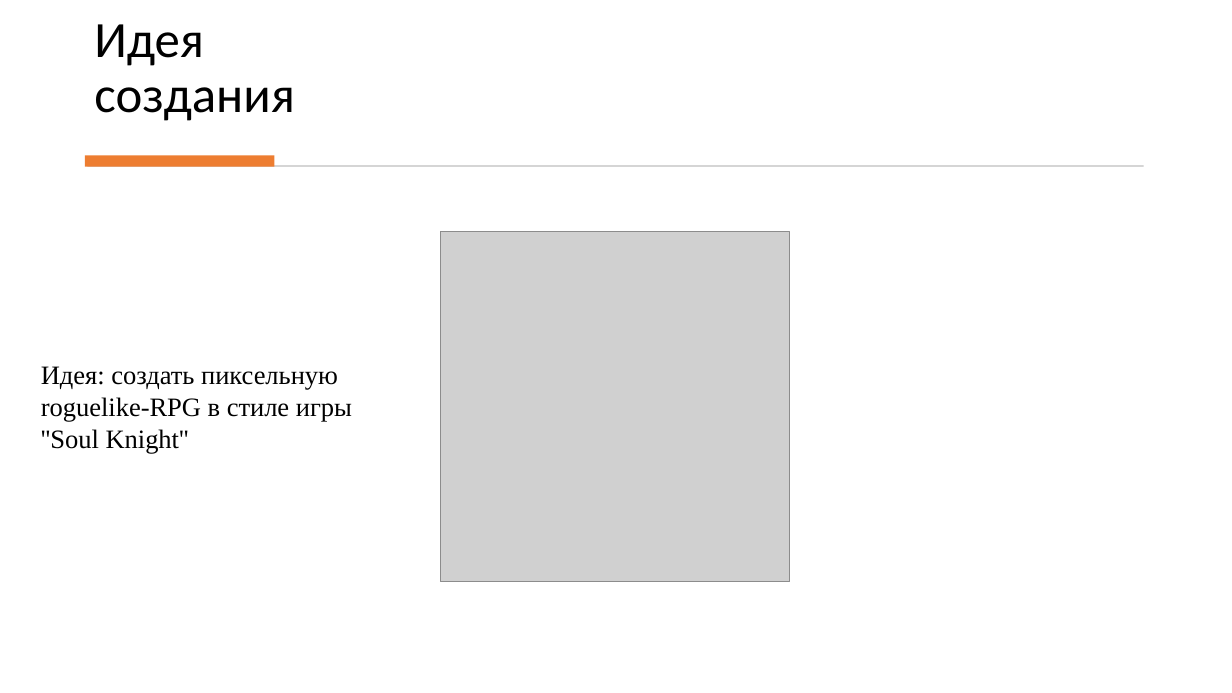
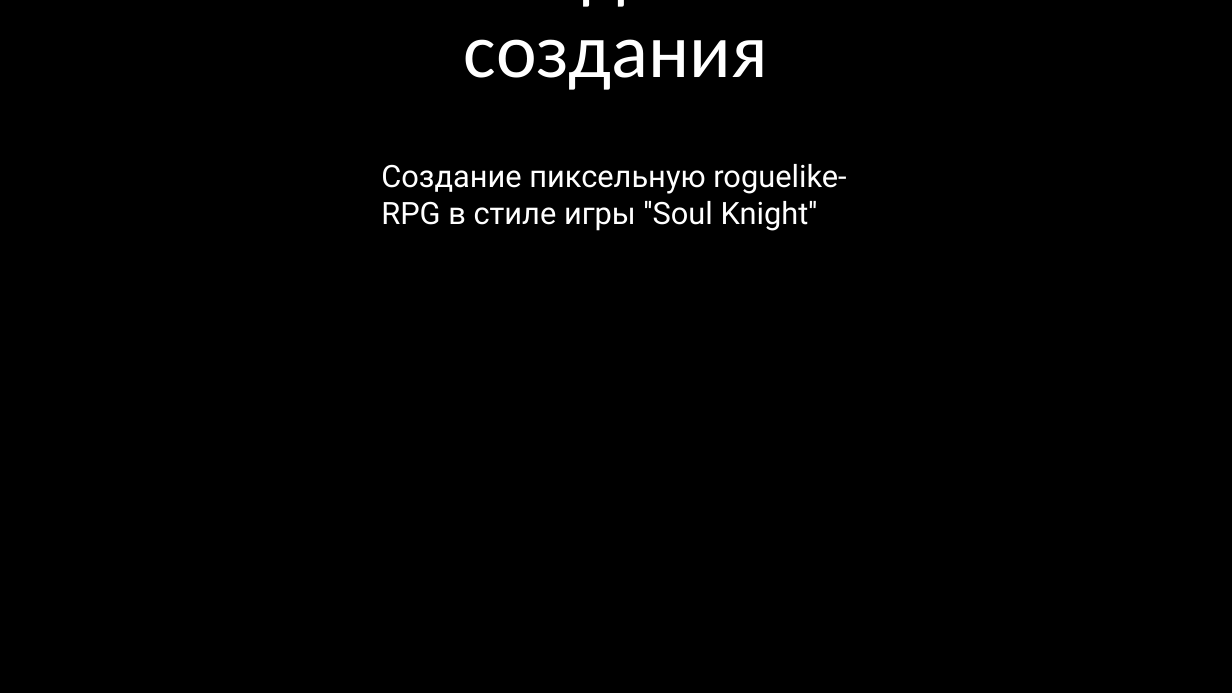
Before and after one commit to Tr1Ton4ik/Dungeon-Destroyer, a slide deck: slide 2 of presentation.pptx. Drawn at 1232x693 pixels with LibreOffice and Linux fonts; fonts in the diff are those of the drawing; grey boxes stand for pictures; background and template pictures are left out. Boxes give left, top, right and bottom in pixels: in the first picture for what was removed or moved away, otherwise in the second. Text is boxed around its words. In the diff, an @@ line names an element or a change of style, - is before the commit and + after.

```diff
--- a/presentation.pptx
+++ b/presentation.pptx
@@ background #FFFFFF to picture (left out) @@
@@ rectangle at [0, 0, 1232, 693]: fill #FFFFFF to #000000 @@
@@ title "Идея создания": place and size @@
-title "Идея создания" at [94, 24, 295, 121]
+title "Идея создания" at [464, 39, 768, 90]
@@ title "Идея создания" at [464, 39, 768, 90]: size 39.6 to 60 pt, text colour #000000 to #FFFFFF; alignment left to centre @@
@@ rectangle removed at [85, 155, 274, 166] @@
@@ rectangle removed at [88, 165, 1144, 167] @@
@@ text at [381, 164, 846, 231]: text changed; size 20.7 to 24 pt; font Times New Roman to Roboto; text colour #000000 to #FFFFFF @@
-Идея: создать пиксельную roguelike-RPG в стиле игры ''Soul Knight''
+Создание пиксельную roguelike-RPG в стиле игры ''Soul Knight''
@@ picture removed at [440, 232, 790, 582] @@
```
Also in this commit, not shown: 1 other slide changed, 4 slides added, 1 other file.
